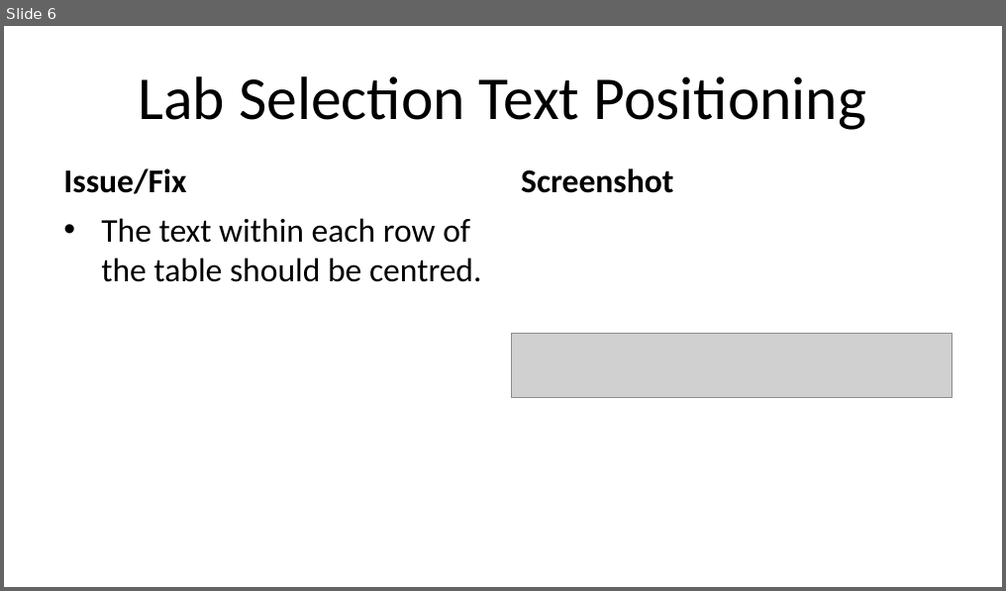
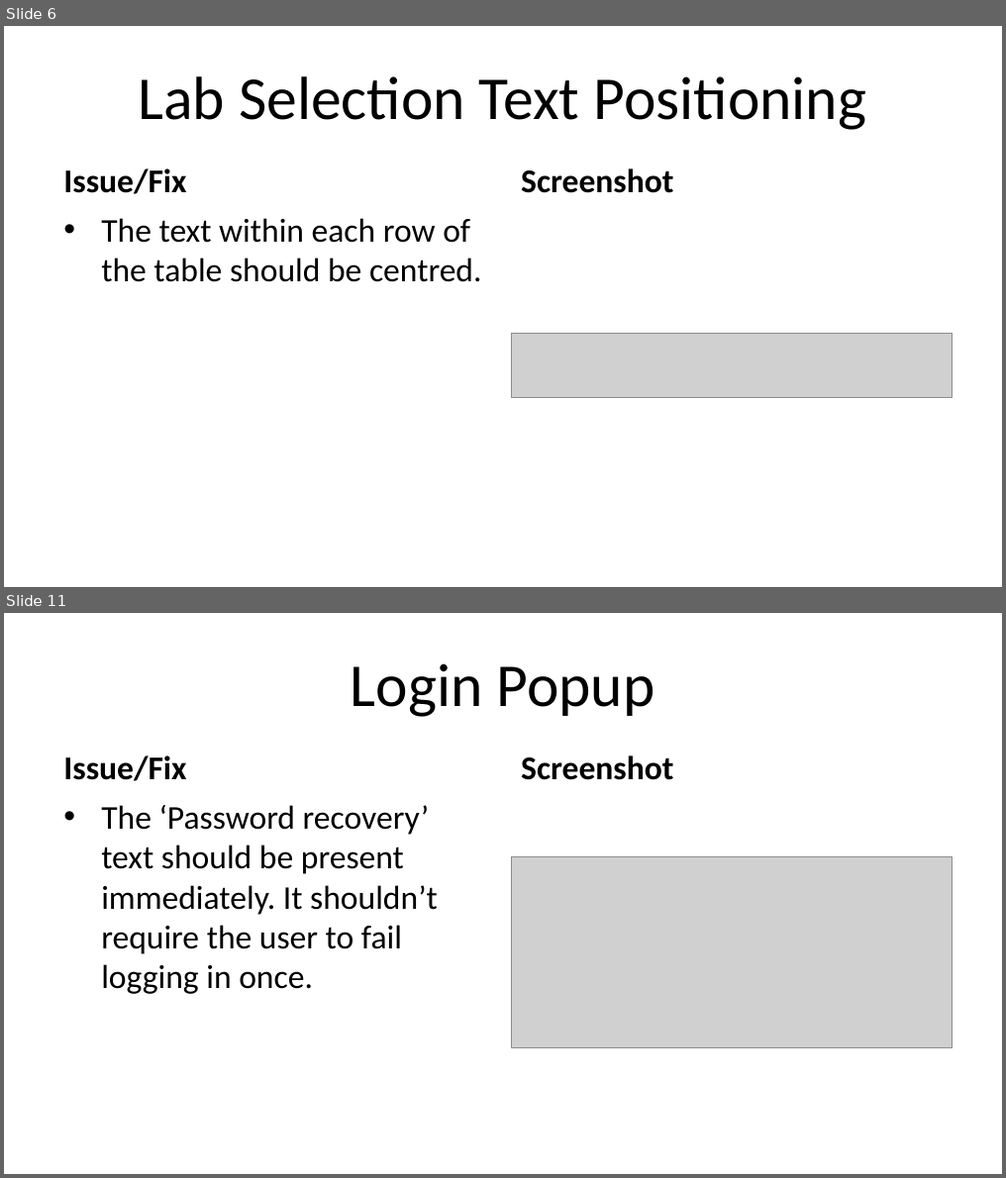
Before and after one commit to Jmackas/Proctoring_Revamp, a slide deck: remotelab/Remote Labs Suggested Changes.pptx. Shown one above the other, each under a label of ours: slide 6 before the commit, slides 6 and 11 after it; the slides between them are not shown. The pictures are 1006x591 and 1006x1178 pixels, drawn with LibreOffice and Linux fonts; fonts in the diff are those of the drawing; grey boxes stand for pictures. Boxes give left, top, right and bottom in pixels: in the first picture for what was removed or moved away, otherwise in the second. Text is boxed around its words. In the diff, an @@ line names an element or a change of style, - is before the commit and + after.

```diff
--- a/remotelab/Remote Labs Suggested Changes.pptx
+++ b/remotelab/Remote Labs Suggested Changes.pptx
@@ slide 11 added at [4, 613, 1002, 1174], background #FFFFFF @@
@@ title added at [350, 663, 654, 717], 44 pt, text #000000 @@
+Login Popup
@@ text added at [63, 756, 186, 781], 24 pt, text #000000, bold @@
+Issue/Fix
@@ text added at [521, 756, 673, 780], 24 pt, text #000000, bold @@
+Screenshot
@@ text added at [101, 805, 438, 994], 24 pt, text #000000 @@
+• The ‘Password recovery’ text should be present immediately. It shouldn’t require the user to fail logging in once.
@@ picture added at [511, 858, 952, 1048] @@
```
Also in this commit, not shown: 5 other slides added, 1 other file.
